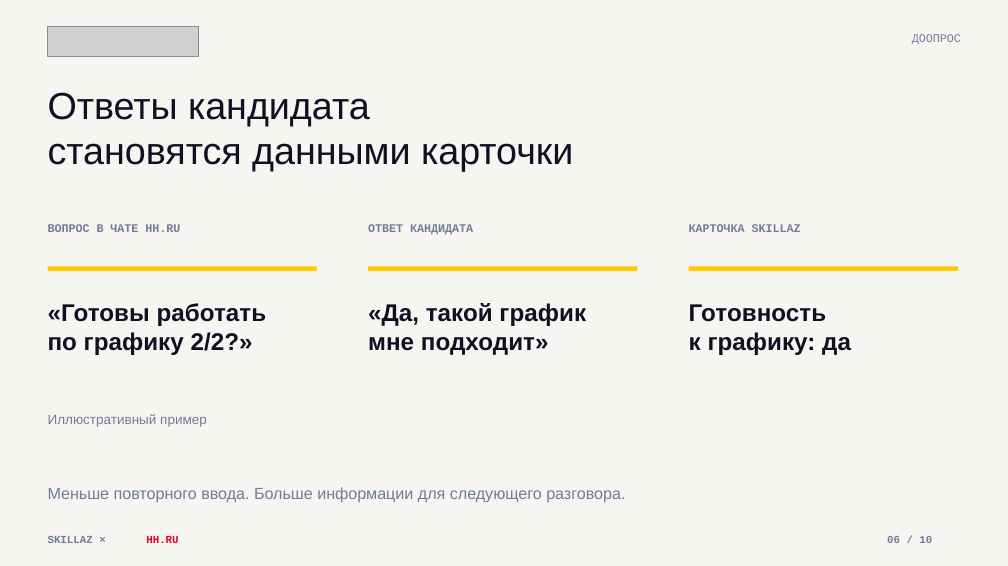
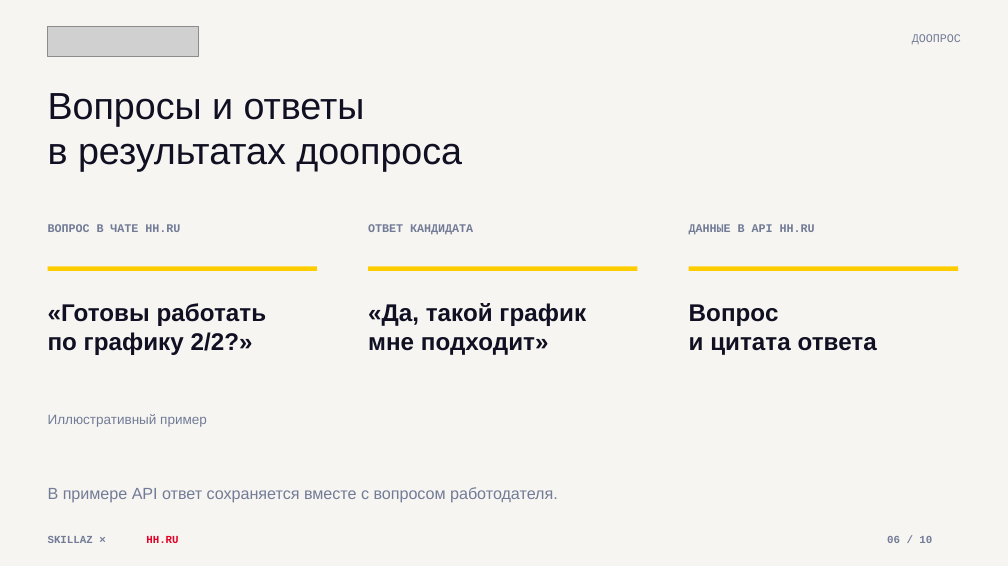
Before and after one commit to nastenakargina17-sudo/skillaz-hh-presentation, a slide deck: slide 6 of Skillaz-hh-Integration.pptx. Drawn at 1008x566 pixels with LibreOffice and Linux fonts; fonts in the diff are those of the drawing; grey boxes stand for pictures. Boxes give left, top, right and bottom in pixels: in the first picture for what was removed or moved away, otherwise in the second. Text is boxed around its words. In the diff, an @@ line names an element or a change of style, - is before the commit and + after.

```diff
--- a/Skillaz-hh-Integration.pptx
+++ b/Skillaz-hh-Integration.pptx
@@ text at (48, 93, 462, 171): text changed @@
-Ответы кандидата
-становятся данными карточки
+Вопросы и ответы
+в результатах доопроса
@@ text at (689, 224, 815, 234): text changed @@
-КАРТОЧКА SKILLAZ
+ДАННЫЕ В API HH.RU
@@ text at (689, 304, 877, 355): text changed @@
-Готовность
-к графику: да
+Вопрос
+и цитата ответа
@@ text at (48, 487, 558, 503): text changed @@
-Меньше повторного ввода. Больше информации для следующего разговора.
+В примере API ответ сохраняется вместе с вопросом работодателя.
```
Also in this commit, not shown: 9 other slides changed, 1 other file.
